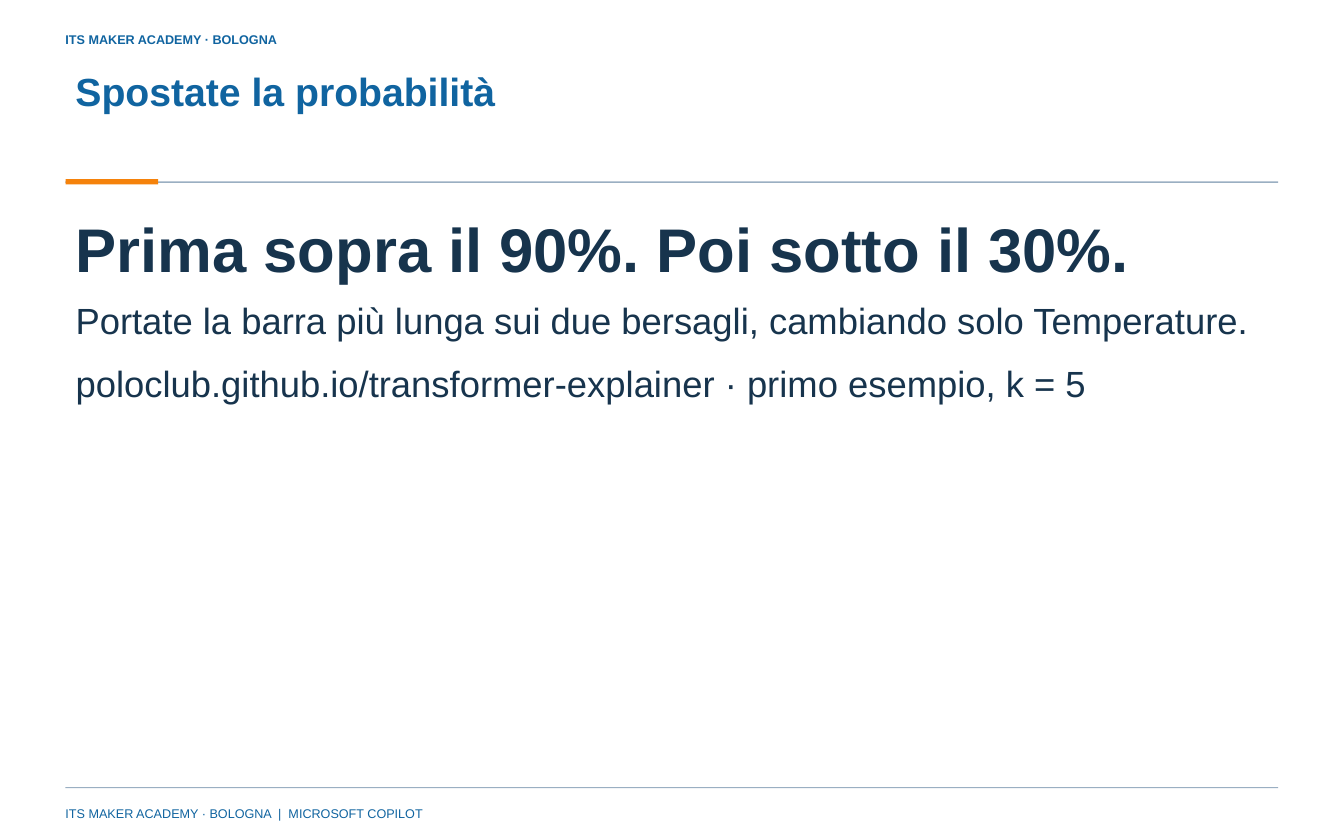
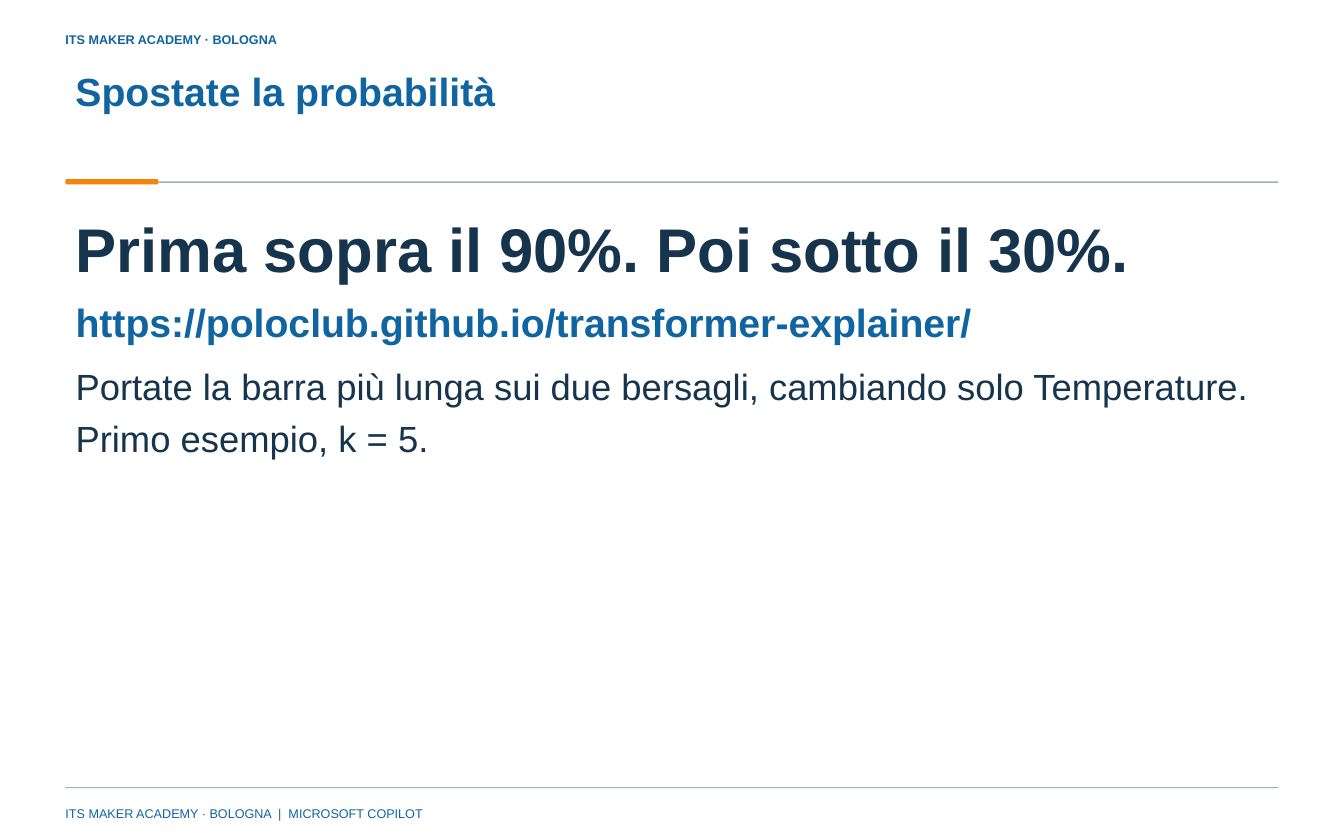
Before and after one commit to franzo9393/ITSCorso_UnslothStudio-Git, a slide deck: slide 4 of lezione 4 - reti neurali e agenti con orchestrazione/Lezione4_Reti_neurali_e_agenti_con_orchestrazione_ITS_MAKER.pptx. Drawn at 1344x840 pixels with LibreOffice and Linux fonts; fonts in the diff are those of the drawing; background and template pictures are left out. Boxes give left, top, right and bottom in pixels: in the first picture for what was removed or moved away, otherwise in the second. Text is boxed around its words. In the diff, an @@ line names an element or a change of style, - is before the commit and + after.

Commit message:
Lezione 4: indirizzi completi di Transformer Explainer e Playground evidenziati sulle slide

```diff
--- a/lezione 4 - reti neurali e agenti con orchestrazione/Lezione4_Reti_neurali_e_agenti_con_orchestrazione_ITS_MAKER.pptx
+++ b/lezione 4 - reti neurali e agenti con orchestrazione/Lezione4_Reti_neurali_e_agenti_con_orchestrazione_ITS_MAKER.pptx
@@ text at bbox=[76, 308, 972, 346]: text changed; size 26 to 28 pt; text colour #17344D to #1064A0; bold on @@
-Portate la barra più lunga sui due bersagli, cambiando solo Temperature.
+https://poloclub.github.io/transformer-explainer/
@@ text at bbox=[76, 373, 1247, 460]: text changed @@
-poloclub.github.io/transformer-explainer · primo esempio, k = 5
+Portate la barra più lunga sui due bersagli, cambiando solo Temperature. Primo esempio, k = 5.
```
Also in this commit, not shown: 1 other slide changed, 8 other files.
